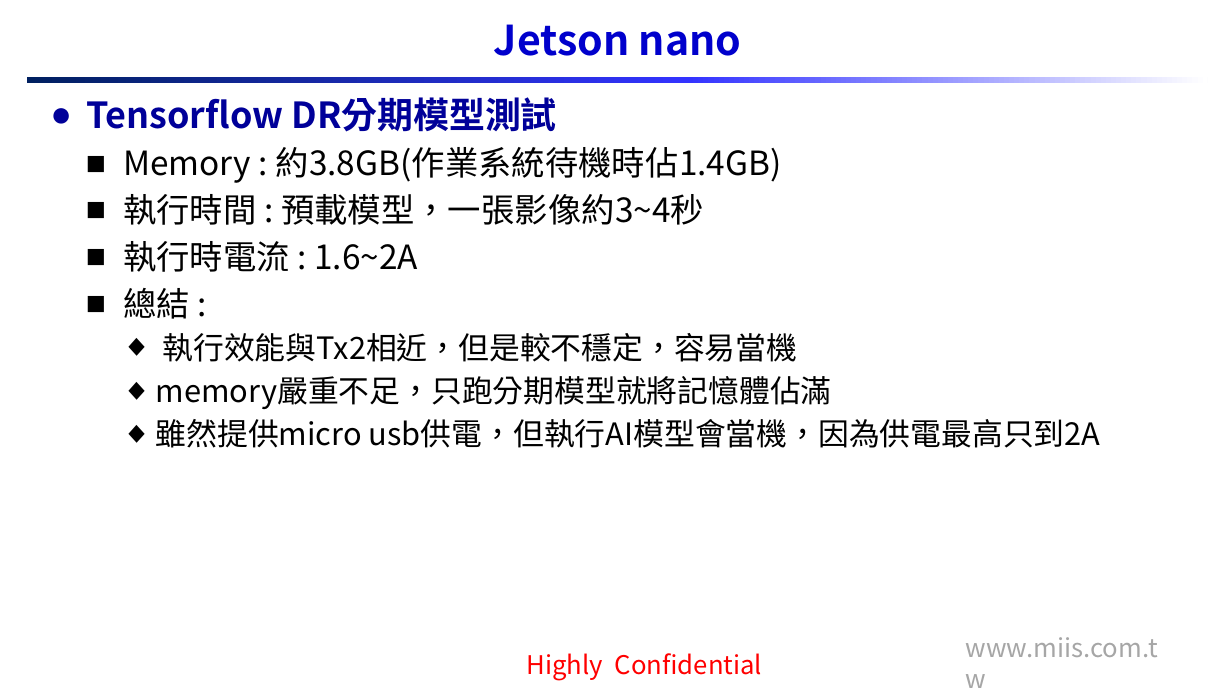
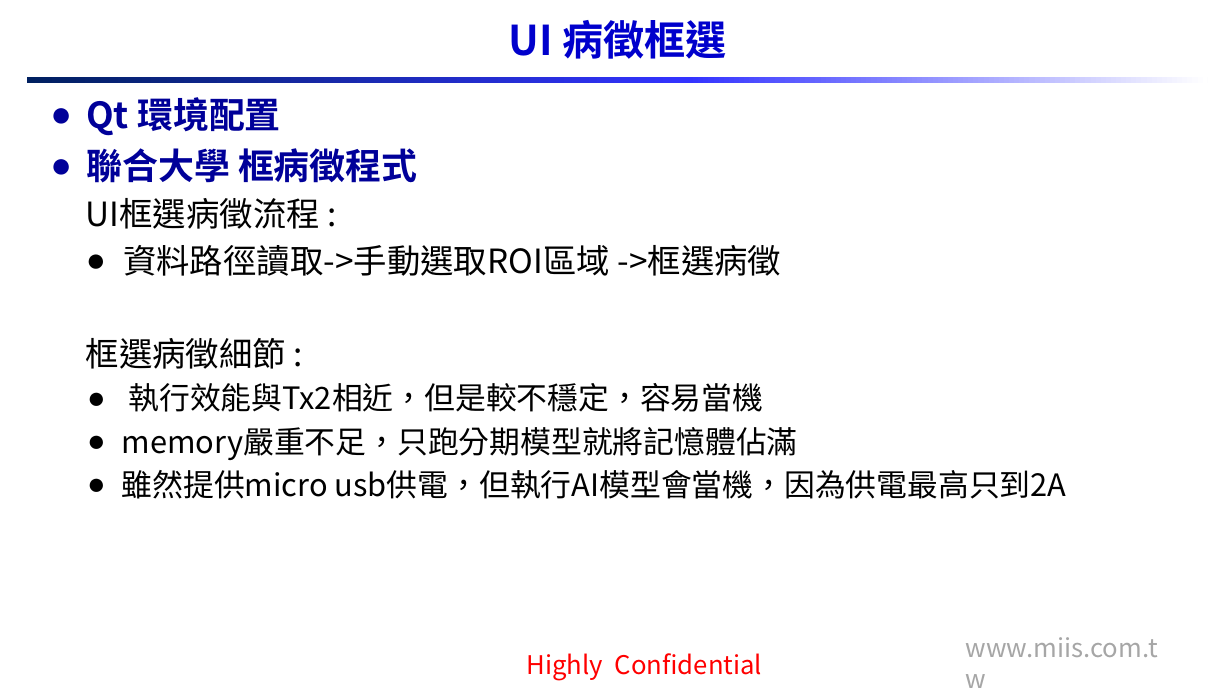
Before and after one commit to Yu-Chian-Lin/tx2-, a slide deck: slide 6 of 日報&週報/2019027weekly_report_Peter.pptx. Drawn at 1232x693 pixels with LibreOffice and Linux fonts; fonts in the diff are those of the drawing; background and template pictures are left out. Boxes give left, top, right and bottom in pixels: in the first picture for what was removed or moved away, otherwise in the second. Text is boxed around its words. In the diff, an @@ line names an element or a change of style, - is before the commit and + after.

```diff
--- a/日報&週報/2019027weekly_report_Peter.pptx
+++ b/日報&週報/2019027weekly_report_Peter.pptx
@@ title at (509, 20, 726, 59): text changed @@
-Jetson nano
+UI 病徵框選
@@ text at (86, 97, 782, 369): text changed @@
-● Tensorflow DR分期模型測試
-  ■ Memory : 約3.8GB(作業系統待機時佔1.4GB)
-  ■ 執行時間 : 預載模型，一張影像約3~4秒
-  ■ 執行時電流 : 1.6~2A
-  ■ 總結 :
+● Qt 環境配置
+● 聯合大學 框病徵程式
+  UI框選病徵流程 :
+  ● 資料路徑讀取->手動選取ROI區域 ->框選病徵
+  框選病徵細節 :
@@ text at (122, 383, 1067, 499): bullet ◆ to ● @@
```
Also in this commit, not shown: 3 other slides changed, 1 slide added, 5 other files.
